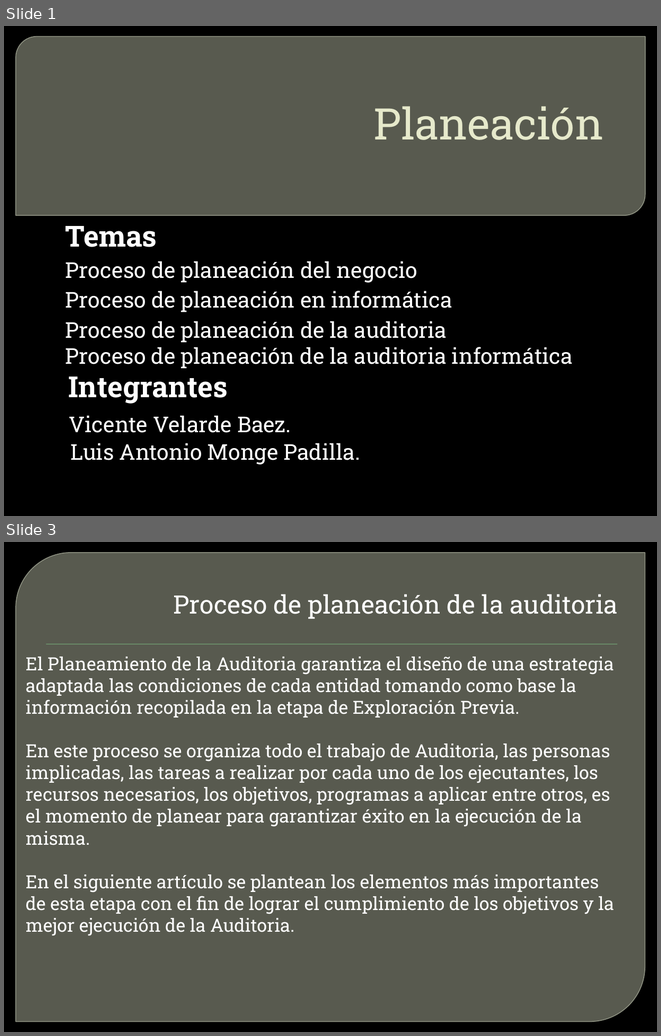
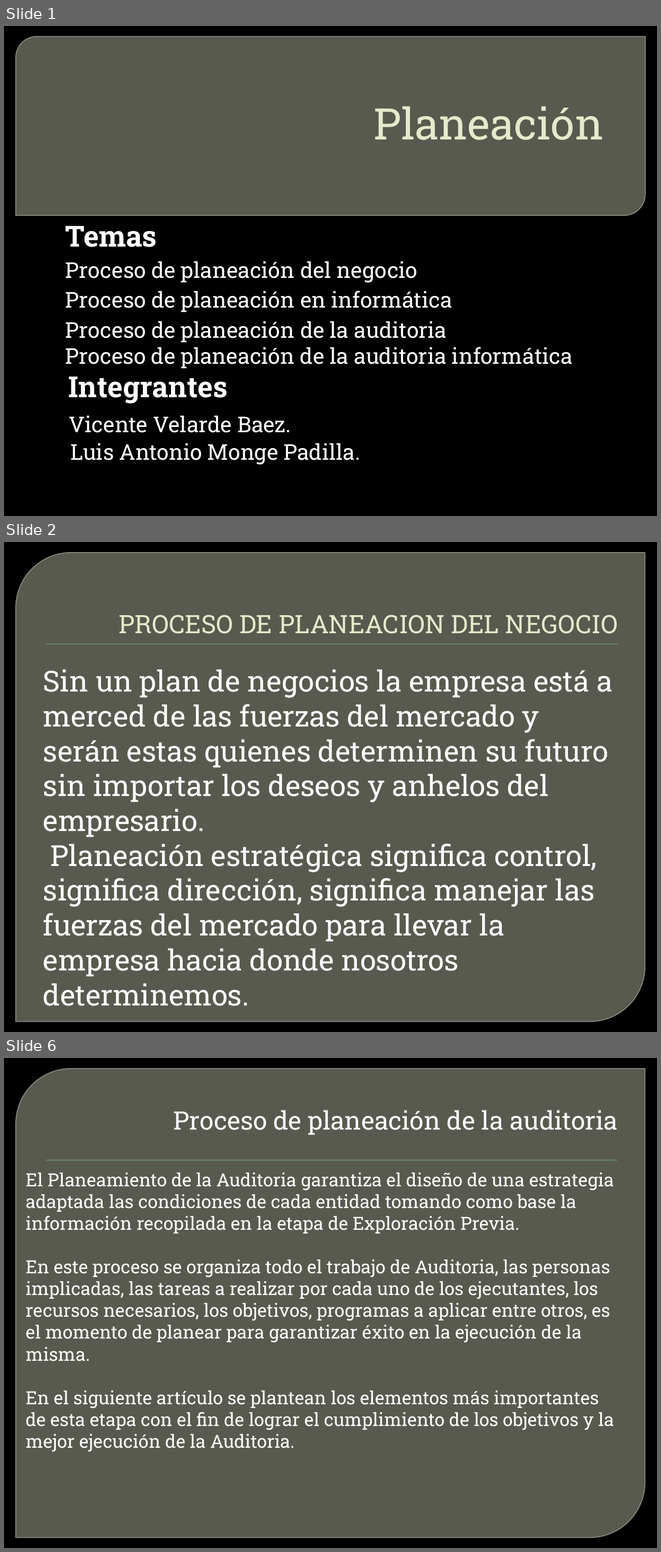
Before and after one commit to lc850/auditoria, a slide deck: Planeacion.pptx. Shown one above the other, each under a label of ours: slides 1 and 3 before the commit, slides 1, 2 and 6 after it; the slides between them are not shown. The pictures are 661x1036 and 661x1552 pixels, drawn with LibreOffice and Linux fonts; fonts in the diff are those of the drawing; background and template pictures are left out. Boxes give left, top, right and bottom in pixels: in the first picture for what was removed or moved away, otherwise in the second. Text is boxed around its words. In the diff, an @@ line names an element or a change of style, - is before the commit and + after.

Commit message:
agregar informacion a planeacion

```diff
--- a/Planeacion.pptx
+++ b/Planeacion.pptx
@@ slide 2 added at [4,542,657,1032], background picture (left out); not listed: 2 template elements that a slide beside it also shows @@
@@ title added at [118,615,618,634], 28 pt, text #E7EACB @@
+PROCESO DE PLANEACION DEL NEGOCIO
@@ text added at [43,669,612,976], 32 pt, text #FFFFFF @@
+Sin un plan de negocios la empresa está a merced de las fuerzas del mercado y serán estas quienes determinen su futuro sin importar los deseos y anhelos del empresario.
+Planeación estratégica significa control, significa dirección, significa manejar las fuerzas del mercado para llevar la empresa hacia donde nosotros determinemos.
@@ what was slide 3 is now slide 6 @@
```
Also in this commit, not shown: 3 other slides added, 1 slide removed.
